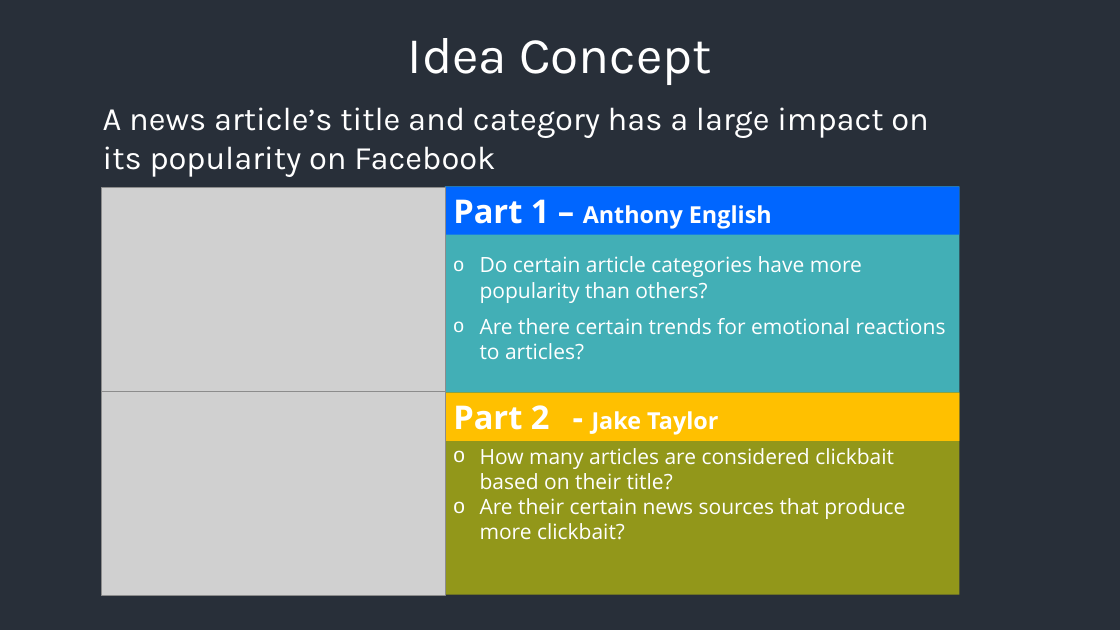
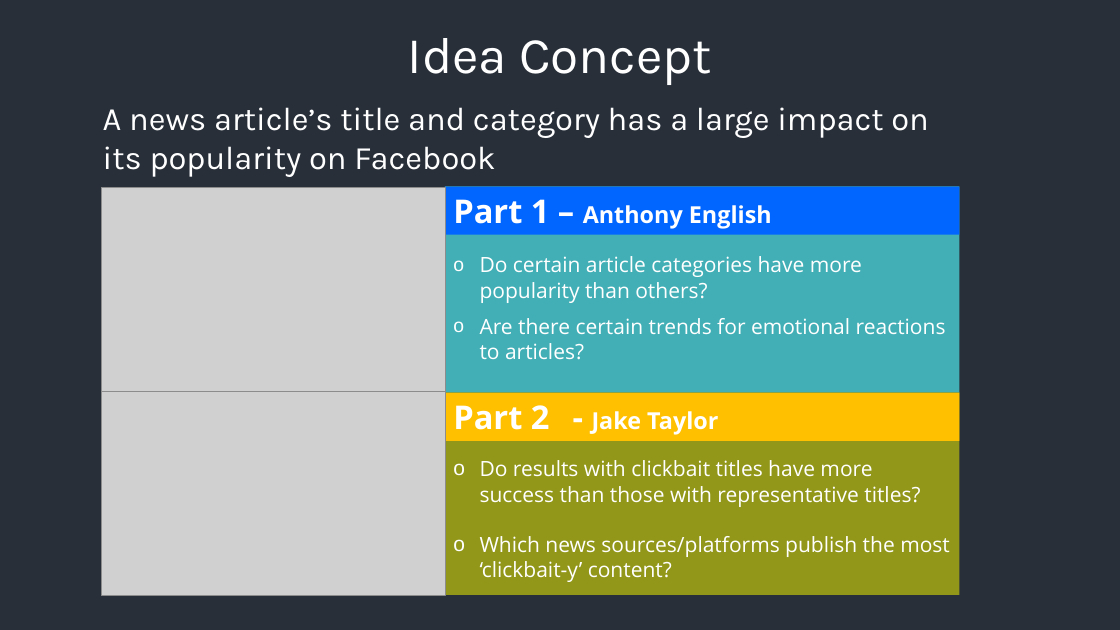
Before and after one commit to jakehtaylor/Classifying-Clickbait-Headlines, a slide deck: slide 2 of Group 9 - Facebook News Article Analysis.pptx. Drawn at 1120x630 pixels with LibreOffice and Linux fonts; fonts in the diff are those of the drawing; grey boxes stand for pictures. Boxes give left, top, right and bottom in pixels: in the first picture for what was removed or moved away, otherwise in the second. Text is boxed around its words. In the diff, an @@ line names an element or a change of style, - is before the commit and + after.

Commit message:
Final Presentation.

```diff
--- a/Group 9 - Facebook News Article Analysis.pptx
+++ b/Group 9 - Facebook News Article Analysis.pptx
@@ text in rectangle at (480, 460, 950, 582): text changed @@
-o How many articles are considered clickbait based on their title?
-o Are their certain news sources that produce more clickbait?
+o Do results with clickbait titles have more success than those with representative titles?
+o Which news sources/platforms publish the most ‘clickbait-y’ content?
```
Also in this commit, not shown: 3 other slides changed, 19 other files.
